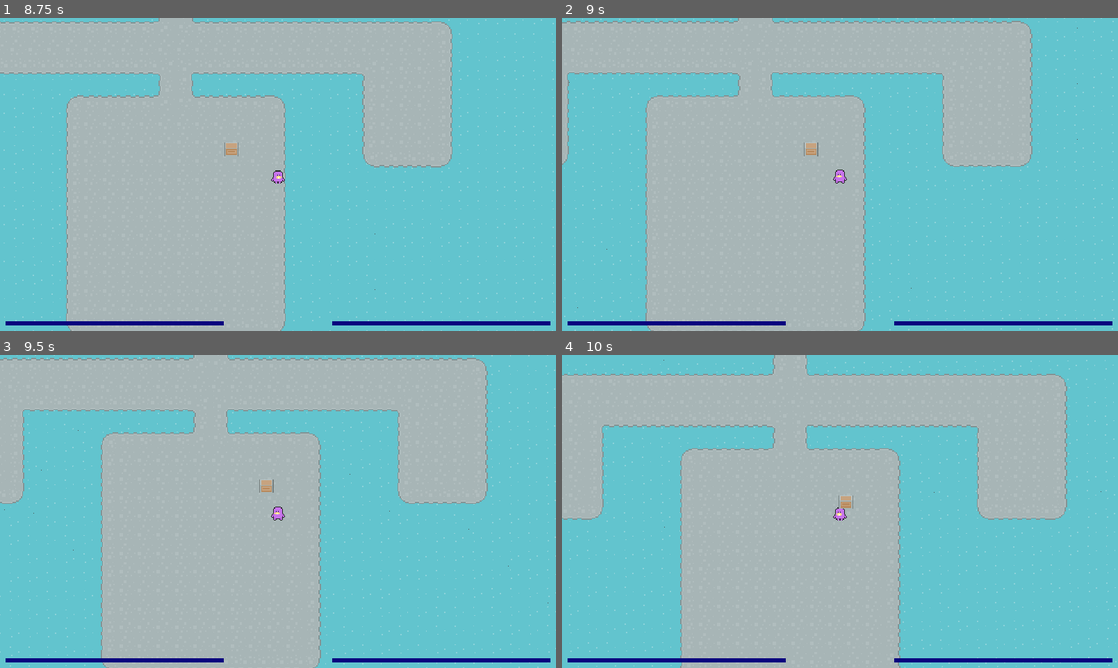
Above: before the commit, frames 1-4 (two rows, left to right).
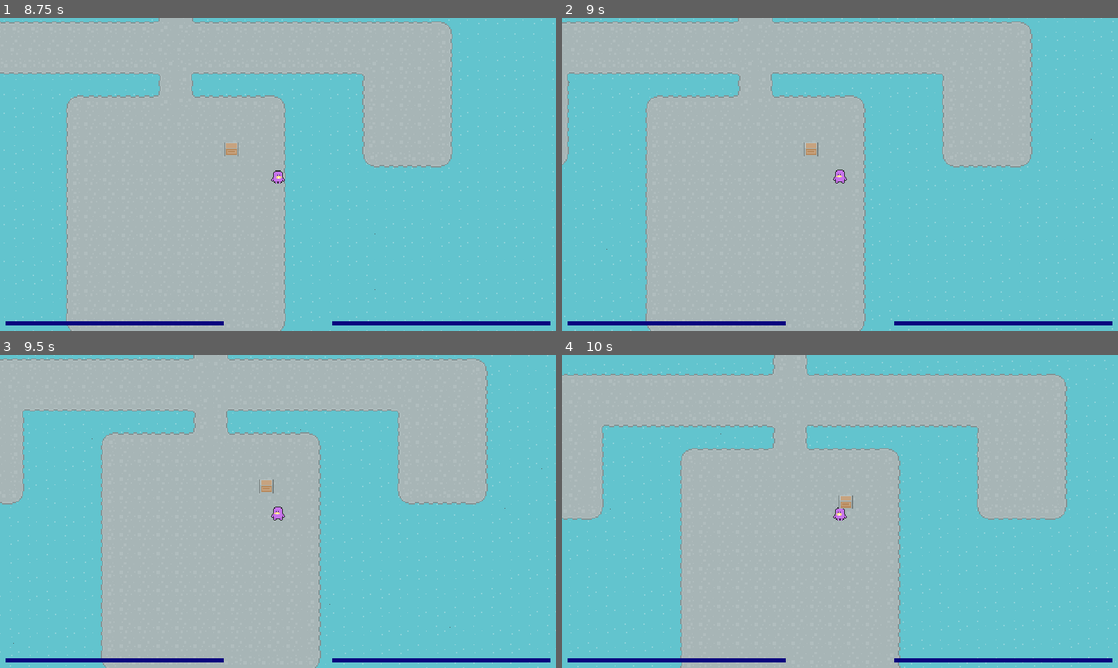
Above: after the commit, the same moments.

Repository: psycotica0/MultiplayerSubmarine
Game: Godot game, scene res://World.tscn
Same seed, same stepped clock (60 frames per second), same inputs: the game is played once before the commit and once after it.
Inputs:
- Up to frame 1 (8.75 s): tap Enter (ui_accept) at 0.5, 0.77, 0.8, 1.07, 1.35, 1.52, 1.82, 2, 2.3, 3.02, 3.32, 3.5, 3.6, 3.77, 4.07, 4.52, 4.82, 5, 5.3, 5.85, 6.02, 6.32, 6.5, 6.77, 6.8, 7.07, 7.52, 7.82, 8, 8.1 s; hold Right (ui_right) 0.53-1.28 s; tap Space (ui_select) at 0.6, 1.55, 2.1, 2.85, 4.35, 5.1, 6.05, 6.6, 7.35 s; hold Down (ui_down) 1.28-2.03 s; hold Right (ui_right) 2.03-2.78 s; hold Up (ui_up) 2.78-3.53 s; hold Left (ui_left) 3.53-5.03 s; tap Escape (ui_cancel) at 4.15 s; hold Down (ui_down) 5.03-5.78 s; hold Right (ui_right) 5.78-6.53 s; hold Up (ui_up) 6.53-7.28 s; hold Right (ui_right) 7.28-8.03 s; hold Down (ui_down) from 8.03 s (still down)
- Up to frame 2 (9 s): release Down (ui_down) at 8.78 s; hold Left (ui_left) from 8.78 s (still down); tap Space (ui_select) at 8.85 s
- Up to frame 3 (9.5 s): keep holding Left (ui_left); tap Enter (ui_accept) at 9.02, 9.32 s
- Up to frame 4 (10 s): release Left (ui_left) at 9.53 s; hold Up (ui_up) from 9.53 s (still down); tap Space (ui_select) at 9.6 s; tap Enter (ui_accept) at 9.77, 9.8 s

Frame 1 is identical in both runs. In frame 2, 0.4% of the frame differs, in the area x 0-96%, y 0-100%; in frame 3, 0.5%, in the area x 0-100%, y 0-100%; in frame 4, 0.1%.

Commit message:
To Helm and Back Again
Ok, I can now walk up to the helm and start driving the boat.
Then I can stop and walk around again.

While I was doing this I noticed a bug that I'd seen before but thought
it was a different bug at the time. All physics things are in global
coordinates, so when I was doing my moving before I was doing it in
world coords.

That wasn't a problem the when I could only ever drive or walk, but
never both. In both of those cases it didn't really matter. But now tha
I can start the machine up, put it into a spin, and then walk around I
got real drunk real fast...

Diff:
--- /dev/null
+++ b/Assets/roguelike-pack/atlas.tres
@@ -0,0 +1,7 @@
+[gd_resource type="AtlasTexture" load_steps=2 format=2]
+
+[ext_resource path="res://Assets/roguelike-pack/Spritesheet/roguelikeSheet_transparent.png" type="Texture" id=1]
+
+[resource]
+atlas = ExtResource( 1 )
+region = Rect2( 697, 272, 16, 16 )
--- /dev/null
+++ b/Items/Helm.gd
@@ -0,0 +1,21 @@
+extends StaticBody2D
+
+
+# Declare member variables here. Examples:
+# var a = 2
+# var b = "text"
+
+
+# Called when the node enters the scene tree for the first time.
+func _ready():
+	pass # Replace with function body.
+
+func interact(player):
+	# This is a bit of a hack...
+	# Should probably have a better way to talk to the player's ENUM at least
+	player.change_state(1)
+	pass
+
+# Called every frame. 'delta' is the elapsed time since the previous frame.
+#func _process(delta):
+#	pass
--- /dev/null
+++ b/Items/Helm.tscn
@@ -0,0 +1,24 @@
+[gd_scene load_steps=5 format=2]
+
+[ext_resource path="res://Assets/roguelike-pack/atlas.tres" type="Texture" id=1]
+[ext_resource path="res://Items/Hover.tscn" type="PackedScene" id=2]
+[ext_resource path="res://Items/Helm.gd" type="Script" id=3]
+
+[sub_resource type="RectangleShape2D" id=1]
+extents = Vector2( 7.53728, 3.18382 )
+
+[node name="Helm" type="StaticBody2D"]
+collision_layer = 130
+collision_mask = 2
+script = ExtResource( 3 )
+
+[node name="Sprite" type="Sprite" parent="."]
+texture = ExtResource( 1 )
+
+[node name="Hover" parent="." instance=ExtResource( 2 )]
+visible = false
+position = Vector2( 0.486134, 2.2981 )
+
+[node name="CollisionShape2D" type="CollisionShape2D" parent="."]
+position = Vector2( 0, 4.90555 )
+shape = SubResource( 1 )
--- a/Player.gd
+++ b/Player.gd
@@ -48,6 +48,11 @@
 	if move_latch:
 		return
 
+	if Input.is_action_just_pressed("ui_accept") or Input.is_action_just_pressed("ui_select"):
+		if hovered_item and hovered_item.has_method("interact"):
+			hovered_item.interact(self)
+			return
+
 	var velocity = Vector2.ZERO
 
 	var action_direction = {
@@ -63,7 +68,7 @@
 	if velocity != Vector2.ZERO:
 		$AnimationPlayer.play("Run")
 		# No delta because of the latch, we only move one frame
-		var _c = move_and_collide(velocity.normalized() * speed, false)
+		var _c = move_and_collide(velocity.normalized().rotated(global_rotation) * speed, false)
 		# Only set flip_h if it needs to be different.
 		# So if I'm going south, I don't change it
 		if $Sprite.flip_h and velocity.x > 0:
@@ -86,6 +91,9 @@
 		submarine.move_helm(1)
 	if Input.is_action_just_pressed("ui_left"):
 		submarine.move_helm(-1)
+
+	if Input.is_action_just_pressed("ui_cancel") or Input.is_action_just_pressed("ui_accept") or Input.is_action_just_pressed("ui_select"):
+		change_state(STATE.MOVING)
 
 func reset_move_latch():
 	move_latch = false
--- a/Submarine.tscn
+++ b/Submarine.tscn
@@ -1,8 +1,9 @@
-[gd_scene load_steps=25 format=2]
+[gd_scene load_steps=26 format=2]
 
 [ext_resource path="res://Assets/roguelike-pack/Spritesheet/roguelikeSheet_transparent.png" type="Texture" id=1]
 [ext_resource path="res://Submarine.gd" type="Script" id=2]
 [ext_resource path="res://Items/Crate.tscn" type="PackedScene" id=3]
+[ext_resource path="res://Items/Helm.tscn" type="PackedScene" id=4]
 
 [sub_resource type="ConvexPolygonShape2D" id=2]
 points = PoolVector2Array( 8.0845, 8.18472, 0, 16, 0, 0, 16, 0 )
@@ -283,6 +284,9 @@
 format = 1
 tile_data = PoolIntArray( 15, 3, 131074, 16, 3, 131075, 17, 3, 131075, 18, 3, 131075, 19, 3, 131075, 20, 3, 131075, 21, …(6771 unchanged characters)…
 
+[node name="Helm" parent="." instance=ExtResource( 4 )]
+position = Vector2( 0, -160 )
+
 [node name="Players" type="Node2D" parent="."]
 position = Vector2( 0, 32 )
 
